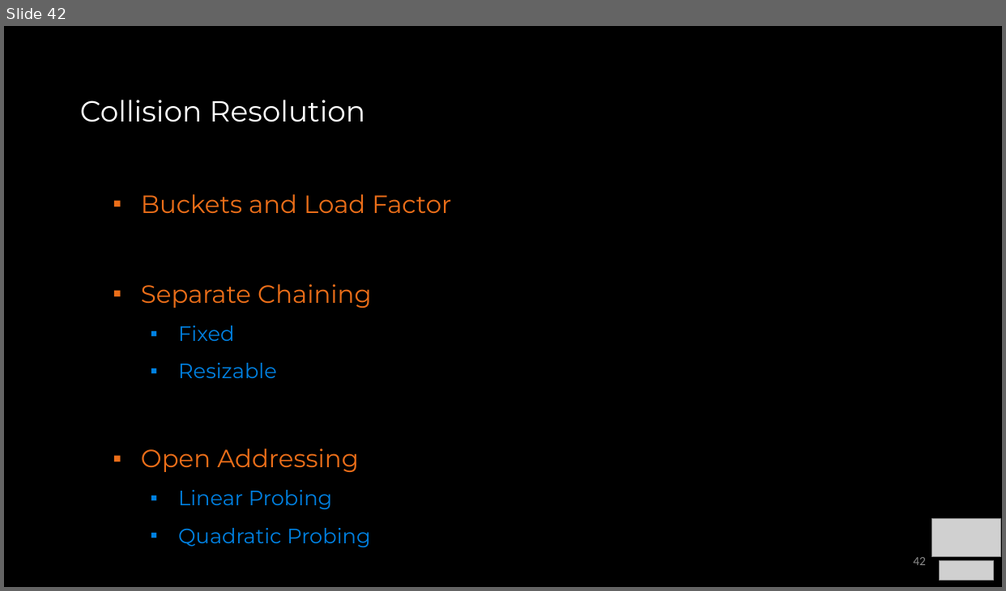
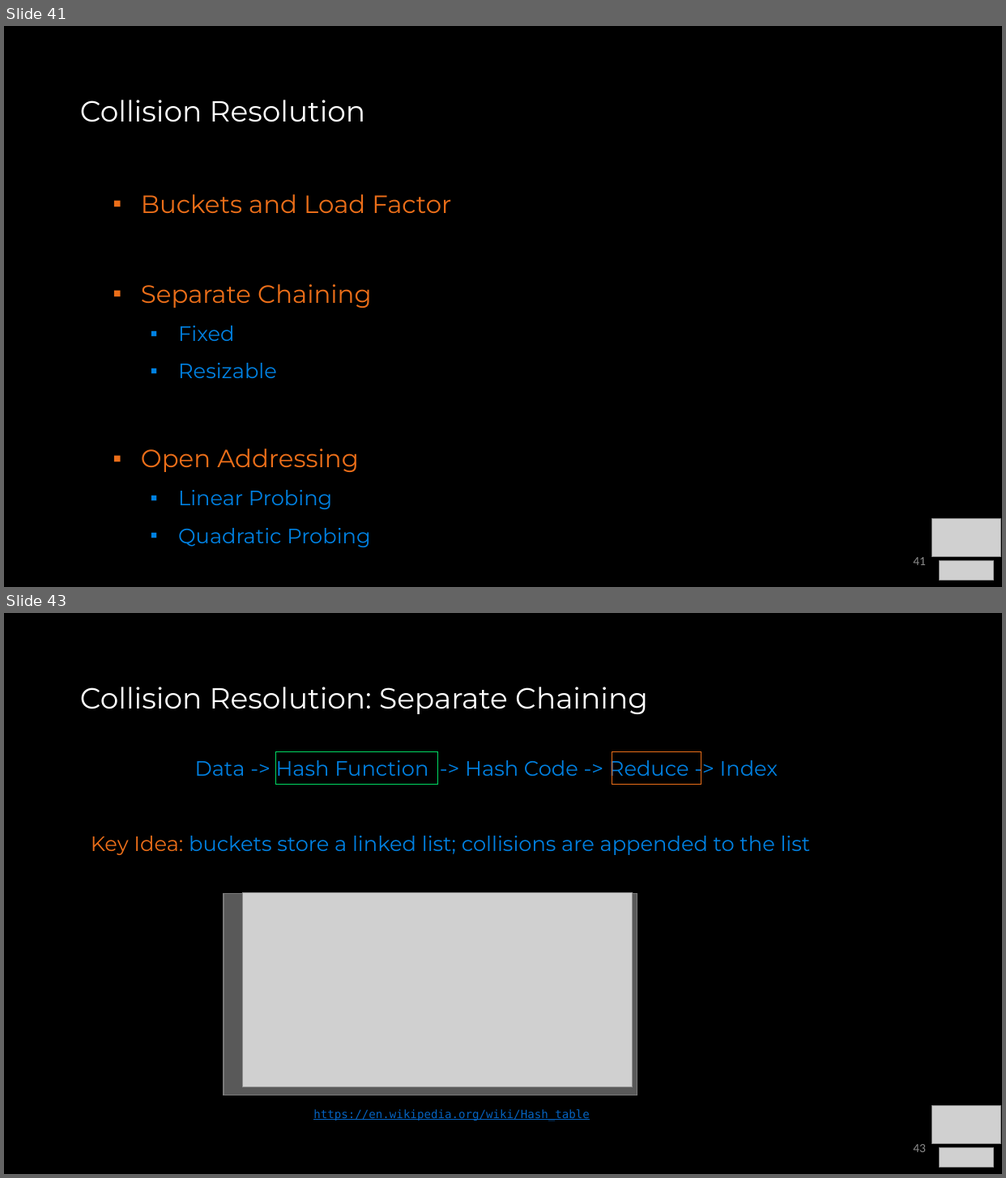
Before and after one commit to COP3530/Instructional-Content, a slide deck: Slides-PPT/7 - Sets, Maps, HashTables.pptx. Shown one above the other, each under a label of ours: slide 42 before the commit, slides 41 and 43 after it; the slides between them are not shown. The pictures are 1006x591 and 1006x1178 pixels, drawn with LibreOffice and Linux fonts; fonts in the diff are those of the drawing; grey boxes stand for pictures. Boxes give left, top, right and bottom in pixels: in the first picture for what was removed or moved away, otherwise in the second. Text is boxed around its words. In the diff, an @@ line names an element or a change of style, - is before the commit and + after.

Commit message:
sets updated collision resolution strategies

```diff
--- a/Slides-PPT/7 - Sets, Maps, HashTables.pptx
+++ b/Slides-PPT/7 - Sets, Maps, HashTables.pptx
@@ slide 43 added at (4,613,1002,1174), background #000000 @@
@@ title added at (80,687,648,714), 28 pt, text #FFFFFF @@
+Collision Resolution: Separate Chaining
@@ text added at (195,756,778,781), 20 pt, text #0081E2 @@
+Data -> Hash Function -> Hash Code -> Reduce -> Index
@@ rectangle added at (275,752,437,785), outline #00DA63 0.75 pt @@
@@ rectangle added at (612,752,701,785), outline #EB6E19 0.75 pt @@
@@ text added at (91,836,811,855), 20 pt, text #0081E2 @@
+Key Idea: buckets store a linked list; collisions are appended to the list
@@ rectangle added at (224,894,637,1096), fill #595959, outline #7A7A7A 1 pt @@
@@ picture added at (243,893,633,1088) @@
@@ text added at (313,1110,590,1122), 11 pt, text #0563C1, underline @@
+https://en.wikipedia.org/wiki/Hash_table
@@ picture added at (932,1106,1001,1144) @@
@@ page number added at (913,1144,926,1152), 12 pt, text #8C8C8C @@
+43
@@ picture added at (939,1148,994,1168) @@
@@ what was slide 42 is now slide 41 @@
@@ page number at (913,557,926,565): text changed @@
-42
+41
```
Also in this commit, not shown: 1 slide changed, 3 other slides added, 1 slide removed.
